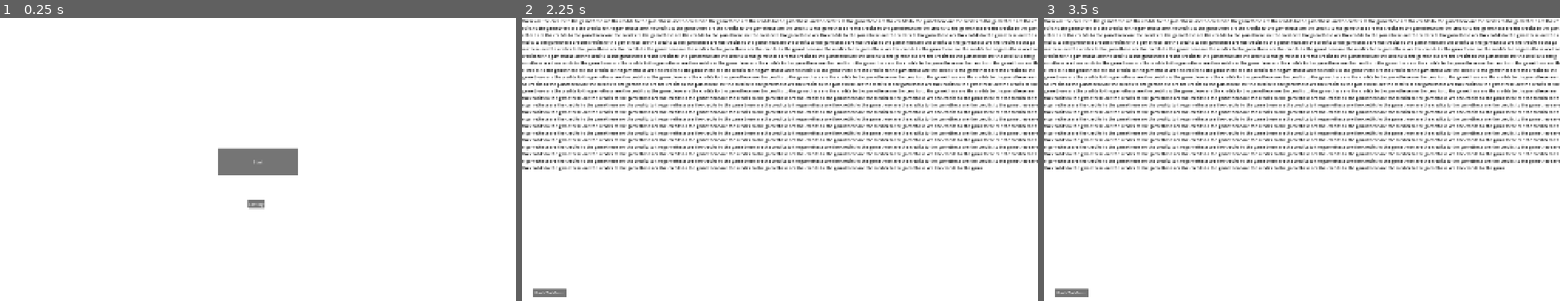
Above: before the commit, frames 1-3 (left to right).
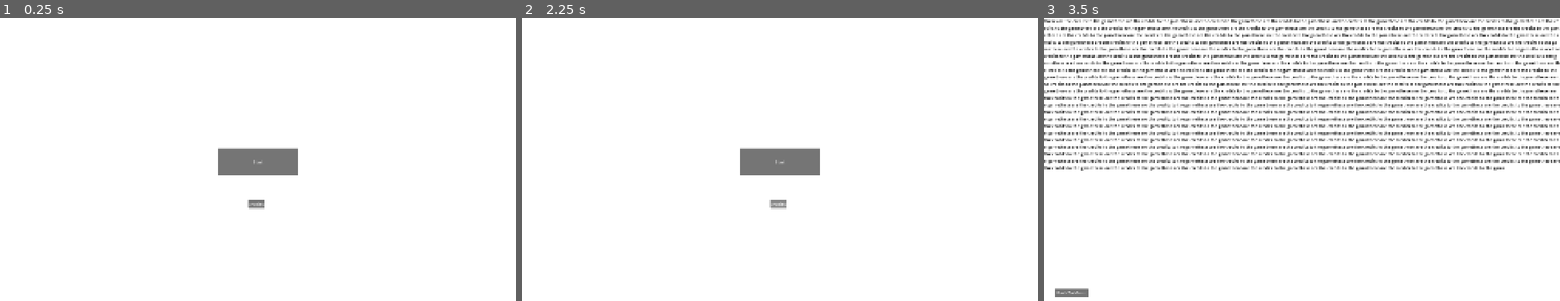
Above: after the commit, the same moments.

Repository: augustgrantham/gamejam2026
Game: Godot game, scene res://mainmenu.tscn
The game is run twice, just before and just after one commit, with the same random seed, the same clock (stepped at 60 frames per second) and the same inputs.
Inputs (mouse positions are in pixels of both pictures, inside the frame that each line leads up to):
- Up to frame 1 (0.25 s): no input
- Up to frame 2 (2.25 s): click (780, 204) at 0.5 s, where only the run before the commit has a clickable "Setting"; click "Back To Menu" at 1.25 s; click (780, 204) at 2 s, where only the run after the commit has a clickable "credits"
- Up to frame 3 (3.5 s): tap Enter at 2.75 s; move the mouse to (1415, 148) at 2.77 s; click (1415, 148) at 2.92 s

The runs differ from the first frame. In frame 1, less than 0.1% of the frame differs, in the area x 47-52%, y 64-67%; in frame 2, 20%, in the area x 0-100%, y 0-99%; in frame 3, less than 0.1%.

Commit message:
Buttons have sound

Diff:
--- a/where's-schrodinger's-cat-/MMsettings.gd
+++ b/where's-schrodinger's-cat-/MMsettings.gd
@@ -1,5 +1,5 @@
 extends CenterContainer
-
+@onready var click_sound = $AudioStreamPlayer2D
 
 # Called when the node enters the scene tree for the first time.
 func _ready() -> void:
@@ -11,3 +11,4 @@
 	pass
 func _on_button_pressed() -> void:
 	get_tree().change_scene_to_file("res://credits.tscn")
+func _play_click_sound():click_sound.play()
--- a/where's-schrodinger's-cat-/credits.gd
+++ b/where's-schrodinger's-cat-/credits.gd
@@ -1,4 +1,15 @@
 extends Control
 
+# This "onready" line lets the script find your audio node easily
+@onready var click_sound = $AudioStreamPlayer2D
+
 func _on_button_pressed():
+	# 1. Play the sound
+	click_sound.play()
+
+	# 2. (Optional) Wait for a tiny bit so the player hears it
+	# before the scene vanishes!
+	await get_tree().create_timer(0.1).timeout
+
+	# 3. Change the scene
 	get_tree().change_scene_to_file("res://mainmenu.tscn")
--- a/where's-schrodinger's-cat-/credits.tscn
+++ b/where's-schrodinger's-cat-/credits.tscn
@@ -1,6 +1,7 @@
 [gd_scene format=3 uid="uid://cycfpl4xogt5o"]
 
 [ext_resource type="Script" uid="uid://d12482yhkto6s" path="res://credits.gd" id="1_nm7lk"]
+[ext_resource type="AudioStream" uid="uid://dwcbktsrawh2x" path="res://531851__tissman__menu-click-2.ogg" id="2_c1t8d"]
 
 [sub_resource type="LabelSettings" id="LabelSettings_c1t8d"]
 font_color = Color(0, 0, 0, 1)
@@ -41,4 +42,7 @@
 offset_bottom = 0.039916992
 text = "Back To Menu"
 
+[node name="AudioStreamPlayer2D" type="AudioStreamPlayer2D" parent="." unique_id=244929259]
+stream = ExtResource("2_c1t8d")
+
 [connection signal="pressed" from="Button" to="." method="_on_button_pressed"]
--- a/where's-schrodinger's-cat-/mainmenu.tscn
+++ b/where's-schrodinger's-cat-/mainmenu.tscn
@@ -2,6 +2,7 @@
 
 [ext_resource type="Script" uid="uid://ciu113royav1c" path="res://scripts/mainmenu.gd" id="1_cmhrf"]
 [ext_resource type="Script" uid="uid://dnrqokyjh83qk" path="res://MMsettings.gd" id="2_d2nv2"]
+[ext_resource type="AudioStream" uid="uid://dwcbktsrawh2x" path="res://531851__tissman__menu-click-2.ogg" id="3_wgsso"]
 
 [node name="menuNode" type="Control" unique_id=653461740]
 layout_mode = 3
@@ -45,7 +46,11 @@
 
 [node name="Button" type="Button" parent="Settings" unique_id=293213626]
 layout_mode = 2
-text = "Setting"
+text = "credits
+"
 
-[connection signal="pressed" from="CenterContainer/Button" to="." method="_on_button_pressed"]
-[connection signal="pressed" from="Settings/Button" to="Settings" method="_on_button_pressed"]
+[node name="AudioStreamPlayer2D" type="AudioStreamPlayer2D" parent="." unique_id=135042541]
+stream = ExtResource("3_wgsso")
+
+[connection signal="pressed" from="CenterContainer/Button" to="." method="_on_start_pressed"]
+[connection signal="pressed" from="Settings/Button" to="." method="_on_credits_pressed"]
--- a/where's-schrodinger's-cat-/scripts/mainmenu.gd
+++ b/where's-schrodinger's-cat-/scripts/mainmenu.gd
@@ -1,15 +1,18 @@
 extends Control
+@onready var click_sound = $AudioStreamPlayer2D
 
+# This handles the Start Button
+func _on_start_pressed():
+	click_sound.play()
+	await get_tree().create_timer(0.2).timeout
+	get_tree().change_scene_to_file("res://game.tscn")
 
-# Called when the node enters the scene tree for the first time.
-func _ready() -> void:
-	pass # Replace with function body.
-
-
-# Called every frame. 'delta' is the elapsed time since the previous frame.
-func _process(delta: float) -> void:
-	pass
+# This handles the Settings/Credits Button
+func _on_credits_pressed():
+	click_sound.play()
+	await get_tree().create_timer(0.2).timeout
+	get_tree().change_scene_to_file("res://credits.tscn")
 
 
 func _on_button_pressed() -> void:
-	get_tree().change_scene_to_file("res://game.tscn")
+	pass # Replace with function body.
Not shown, added: where's-schrodinger's-cat-/531851__tissman__menu-click-2.ogg.import
Not shown, added: where's-schrodinger's-cat-/531851__tissman__menu-click-2.ogg
